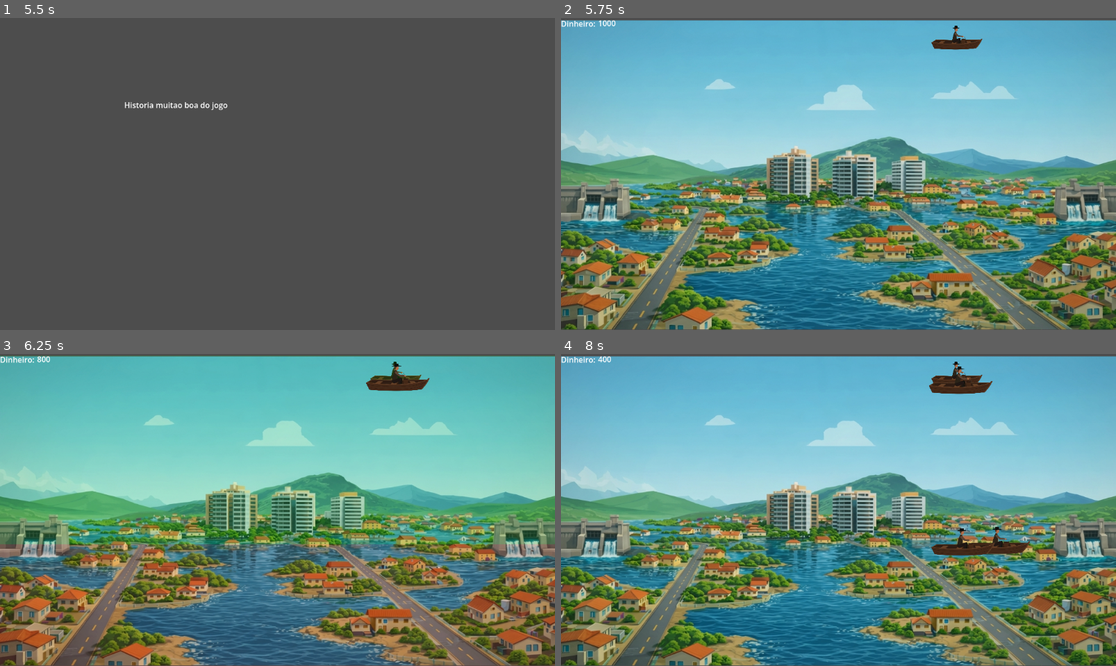
Above: before the commit, frames 1-4 (two rows, left to right).
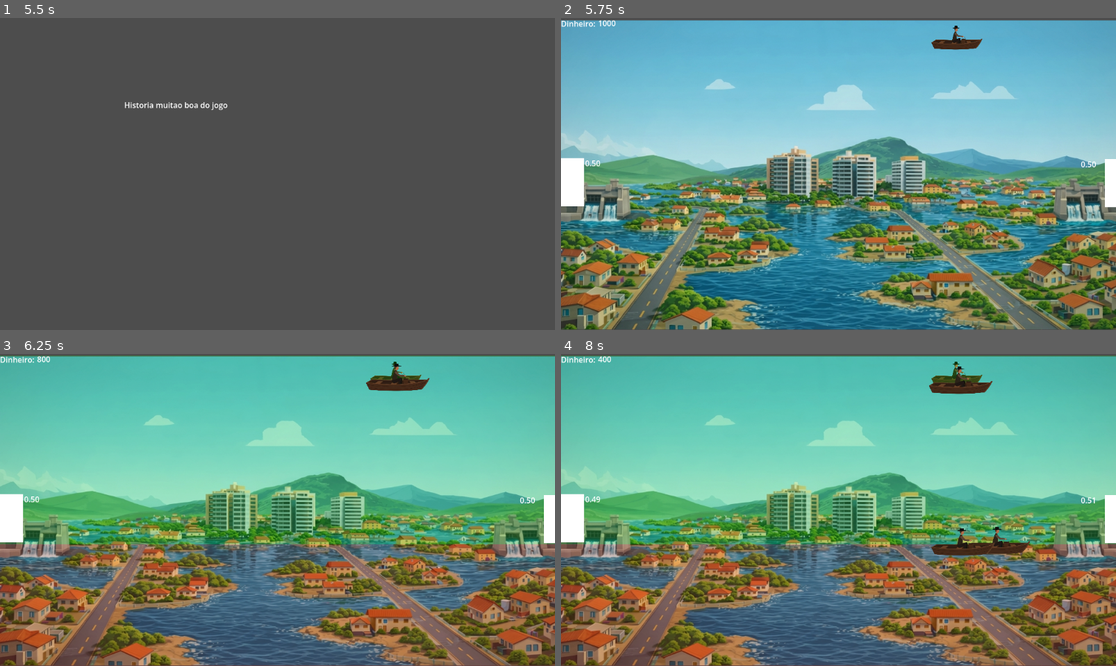
Above: after the commit, the same moments.

Repository: CompanhiaPJ/DrainMaster
Game: Godot game, scene res://telainicial.tscn
Same seed, same stepped clock (60 frames per second), same inputs: the game is played once before the commit and once after it.
Inputs (mouse positions are in pixels of both pictures, inside the frame that each line leads up to):
- Up to frame 1 (5.5 s): click "Jogar" at 0.5 s; tap Enter at 1.25, 2.75, 4.25 s; move the mouse to (399, 158) at 1.27 s; click (399, 158) at 1.42 s; tap Space at 2, 3.5, 5 s; move the mouse to (166, 189) at 2.02 s; click (166, 189) at 2.17 s; move the mouse to (333, 105) at 2.77 s; click (333, 105) at 2.92 s; move the mouse to (249, 236) at 3.52 s; click (249, 236) at 3.67 s; move the mouse to (444, 220) at 4.27 s; click (444, 220) at 4.42 s; move the mouse to (111, 127) at 5.02 s; click (111, 127) at 5.17 s
- Up to frame 2 (5.75 s): no input
- Up to frame 3 (6.25 s): move the mouse to (394, 372) at 5.77 s; click (394, 372) at 5.92 s
- Up to frame 4 (8 s): move the mouse to (960, 372) at 6.52 s; click (960, 372) at 6.67 s; move the mouse to (960, 375) at 7.27 s; click (960, 375) at 7.42 s

Frame 1 is identical in both runs. In frame 2, 1.0% of the frame differs, in the area x 0-100%, y 44-61%; in frame 3, 1.0%; in frame 4, 73%, in the area x 0-100%, y 0-100%.

Commit message:
hidrascriadas

Diff:
--- a/area_2d.gd
+++ b/area_2d.gd
@@ -13,6 +13,8 @@
 	caixaverde.color = Color(0, 1, 0, 0.0)
 	caixaverde.mouse_filter = Control.MOUSE_FILTER_IGNORE
 	caixavermelha.mouse_filter = Control.MOUSE_FILTER_IGNORE
+	caixavermelha.visible = true
+	caixaverde.visible = true
 
 func _input_event(viewport, event, shape_idx):
 	if event is InputEventMouseButton and event.pressed:
@@ -30,8 +32,8 @@
 	get_tree().current_scene.add_child(novo_barco)
 	novo_barco.global_position = get_global_mouse_position()
 	novo_barco.andar()
-	caixavermelha.color = Color(1, 0, 0, 0.1)
-	caixaverde.color = Color(0, 1, 0, 0.1)
+	caixavermelha.color = Color(1, 0, 0, 0.15)
+	caixaverde.color = Color(0, 1, 0, 0.15)
 
 func tiracaixa():
 	caixavermelha.color = Color(1, 0, 0, 0.0)
--- a/barco.tscn
+++ b/barco.tscn
@@ -25,7 +25,7 @@
 shape = SubResource("RectangleShape2D_bxh6c")
 
 [node name="Timer" type="Timer" parent="." unique_id=222872704]
-wait_time = 10.0
+wait_time = 5.0
 
 [connection signal="area_entered" from="Barco/Area2D" to="." method="_on_area_2d_area_entered"]
 [connection signal="area_exited" from="Barco/Area2D" to="." method="_on_area_2d_area_exited"]
--- a/barcos.gd
+++ b/barcos.gd
@@ -3,6 +3,9 @@
 @onready var dinheiro = get_node("/root/Node2D/Label2")
 @onready var caixas = get_node("/root/Node2D/barcoparado/Area2D")
 @onready var timer10s = $Timer
+var capacidade = 50
+var estoque = 0
+var vender = false
 
 var valorganho = 50
 var dentro = false
@@ -25,23 +28,25 @@
 
 func _process(delta):
 	if soltou == true:
-		if dentro == false:
-			position.y += speedy * delta
-			speedy = speedy + 30
-		else:
-			position.x += direction * speed * delta
+		if estoque < capacidade:
+			if dentro == false:
+				position.y += speedy * delta
+				speedy = speedy + 30
+			else:
+				position.x += direction * speed * delta
 
-			if position.x > inicio_x + limite:
-				direction = -1
-				sprite.flip_h = true
+				if position.x > inicio_x + limite:
+					direction = -1
+					sprite.flip_h = true
 
-			elif position.x < inicio_x - limite:
-				direction = 1
-				sprite.flip_h = false
+				elif position.x < inicio_x - limite:
+					direction = 1
+					sprite.flip_h = false
 
 
 func _on_timer_timeout() -> void:
-	dinheiro.ganhar(valorganho)
+	if estoque < capacidade:
+		estoque = estoque + 5
 
 
 func _on_area_2d_area_entered(area: Area2D) -> void:
--- /dev/null
+++ b/hidra_1.gd
@@ -0,0 +1,16 @@
+extends ColorRect
+
+@onready var label = $"../hidra1/Label"
+var rng = RandomNumberGenerator.new()
+var valor = 0.5
+
+func _ready():
+	rng.randomize()
+
+func _on_timer_timeout() -> void:
+	if rng.randi_range(1, 2) == 1:
+		valor += 0.01
+	else:
+		valor = max(0, valor - 0.01)
+
+	label.text = str(valor)
--- /dev/null
+++ b/hidra_2.gd
@@ -0,0 +1,17 @@
+extends ColorRect
+
+@onready var label = $"../hidra2/Label"
+var rng = RandomNumberGenerator.new()
+var valor = 0.5
+
+
+func _ready():
+	rng.randomize()
+
+func _on_timer_timeout() -> void:
+	if rng.randi_range(1, 10) <= 6:
+		valor += 0.01
+	else:
+		valor = max(0, valor - 0.01)
+
+	label.text = str(valor)
--- a/jogo.tscn
+++ b/jogo.tscn
@@ -9,12 +9,17 @@
 [ext_resource type="AudioStream" uid="uid://c10gyelnn4ngf" path="res://audios/[Efeito Sonoro] Dinheiro - Efeitos Sonoros Produções (youtube).mp3" id="5_ysdx3"]
 [ext_resource type="AudioStream" uid="uid://d34371wcsjc85" path="res://audios/error-notification.mp3" id="6_ysdx3"]
 [ext_resource type="AudioStream" uid="uid://cndtgmwv3vgum" path="res://audios/dinheiro-caindo-na-conta.mp3" id="9_t8pok"]
+[ext_resource type="Script" uid="uid://jh28lhrapaaa" path="res://hidra_1.gd" id="10_mtw28"]
+[ext_resource type="Script" uid="uid://c3kyndk2flw3t" path="res://hidra_2.gd" id="11_orj5g"]
 
 [sub_resource type="RectangleShape2D" id="RectangleShape2D_yq54j"]
 size = Vector2(838.5596, 390.85712)
 
 [sub_resource type="RectangleShape2D" id="RectangleShape2D_t8pok"]
 size = Vector2(1183, 1.5)
+
+[sub_resource type="RectangleShape2D" id="RectangleShape2D_mtw28"]
+size = Vector2(49, 101)
 
 [node name="Node2D" type="Node2D" unique_id=952352408]
 script = ExtResource("1_qn35j")
@@ -43,6 +48,7 @@
 stream = ExtResource("6_ysdx3")
 
 [node name="ColorRect" type="ColorRect" parent="barcoparado/Area2D" unique_id=1328106825]
+visible = false
 offset_left = -6251.0806
 offset_top = -198.85713
 offset_right = 2797.7397
@@ -50,6 +56,7 @@
 color = Color(0.29753923, 0.66600835, 0, 1)
 
 [node name="ColorRect2" type="ColorRect" parent="barcoparado/Area2D" unique_id=1045329435]
+visible = false
 offset_left = -6312.067
 offset_top = 2489.1426
 offset_right = 2790.1167
@@ -78,3 +85,53 @@
 [node name="CollisionShape2D" type="CollisionShape2D" parent="mar" unique_id=1640941803]
 position = Vector2(592, 393.75)
 shape = SubResource("RectangleShape2D_t8pok")
+
+[node name="hidra1" type="ColorRect" parent="." unique_id=947020472]
+offset_left = -2.0
+offset_top = 291.0
+offset_right = 48.0
+offset_bottom = 391.0
+script = ExtResource("10_mtw28")
+metadata/_edit_use_anchors_ = true
+
+[node name="Area2D" type="Area2D" parent="hidra1" unique_id=329958295]
+
+[node name="CollisionShape2D" type="CollisionShape2D" parent="hidra1/Area2D" unique_id=106526091]
+position = Vector2(25.5, 49.5)
+shape = SubResource("RectangleShape2D_mtw28")
+
+[node name="Label" type="Label" parent="hidra1" unique_id=437928004]
+layout_mode = 0
+offset_left = 52.0
+offset_top = -1.0
+offset_right = 92.0
+offset_bottom = 22.0
+text = "0.50"
+
+[node name="hidra2" type="ColorRect" parent="." unique_id=1472840186]
+offset_left = 1129.0
+offset_top = 293.0
+offset_right = 1179.0
+offset_bottom = 393.0
+script = ExtResource("11_orj5g")
+
+[node name="Area2D" type="Area2D" parent="hidra2" unique_id=9510766]
+
+[node name="CollisionShape2D" type="CollisionShape2D" parent="hidra2/Area2D" unique_id=1178073576]
+position = Vector2(25, 50)
+shape = SubResource("RectangleShape2D_mtw28")
+
+[node name="Label" type="Label" parent="hidra2" unique_id=877749547]
+layout_mode = 0
+offset_left = -50.0
+offset_top = -1.0
+offset_right = -10.0
+offset_bottom = 22.0
+text = "0.50"
+
+[node name="Timer" type="Timer" parent="." unique_id=1823957391]
+wait_time = 2.0
+autostart = true
+
+[connection signal="timeout" from="Timer" to="hidra1" method="_on_timer_timeout"]
+[connection signal="timeout" from="Timer" to="hidra2" method="_on_timer_timeout"]
Not shown, added: hidra_1.gd.uid
Not shown, added: hidra_2.gd.uid
